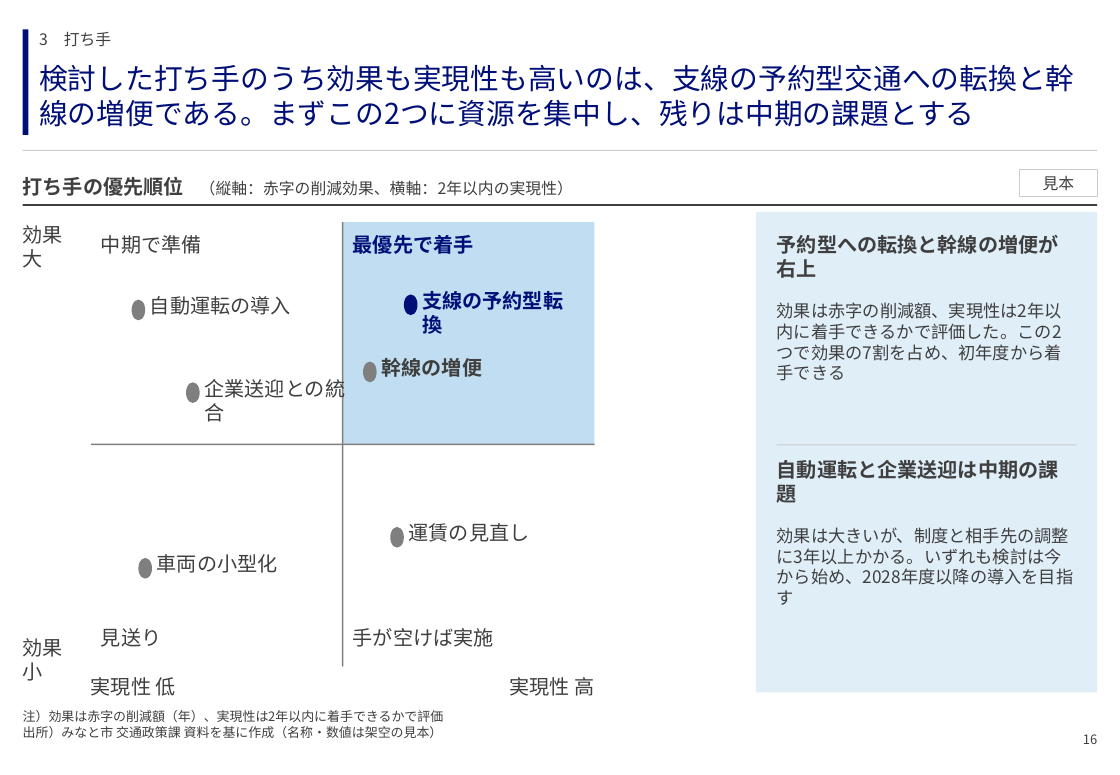
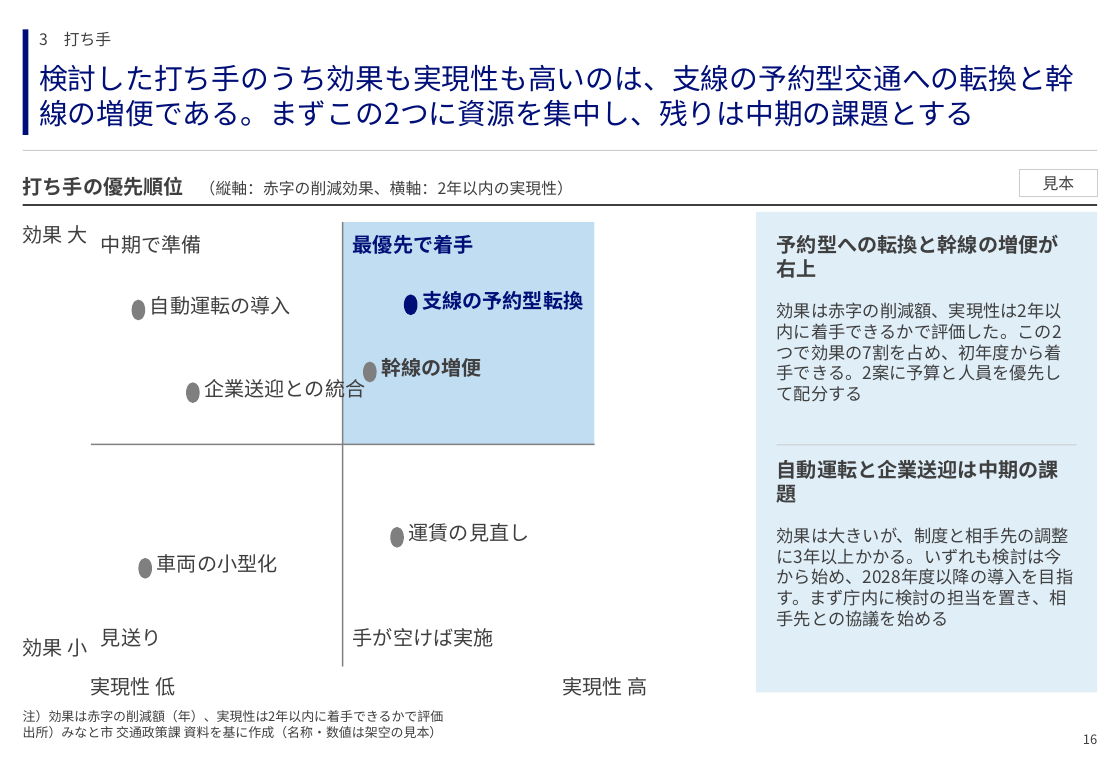
Before and after one commit to GontaHH/slide_builder, a slide deck: slide 16 of patterns/pattern-deck.pptx. Drawn at 1120x775 pixels with LibreOffice and Linux fonts; fonts in the diff are those of the drawing. Boxes give left, top, right and bottom in pixels: in the first picture for what was removed or moved away, otherwise in the second. Text is boxed around its words. In the diff, an @@ line names an element or a change of style, - is before the commit and + after.

```diff
--- a/patterns/pattern-deck.pptx
+++ b/patterns/pattern-deck.pptx
@@ text "効果 大" rewrapped from (23,225,63,268) to (23,225,87,244) @@
@@ text "支線の予約型転換" rewrapped from (422,291,563,334) to (422,291,583,310) @@
@@ text at (777,302,1062,381): text changed @@
-効果は赤字の削減額、実現性は2年以内に着手できるかで評価した。この2つで効果の7割を占め、初年度から着手できる
+効果は赤字の削減額、実現性は2年以内に着手できるかで評価した。この2つで効果の7割を占め、初年度から着手できる。2案に予算と人員を優先して配分する
@@ text "企業送迎との統合" rewrapped from (204,375,345,422) to (204,375,365,402) @@
@@ text at (777,527,1074,627): text changed @@
-効果は大きいが、制度と相手先の調整に3年以上かかる。いずれも検討は今から始め、2028年度以降の導入を目指す
+効果は大きいが、制度と相手先の調整に3年以上かかる。いずれも検討は今から始め、2028年度以降の導入を目指す。まず庁内に検討の担当を置き、相手先との協議を始める
@@ text "効果 小" rewrapped from (23,638,63,681) to (23,638,87,657) @@
@@ text "実現性 高": place and size @@
-text "実現性 高" at (509,677,594,696)
+text "実現性 高" at (562,677,647,696)
```
Also in this commit, not shown: 40 other slides changed, 11 other files.
